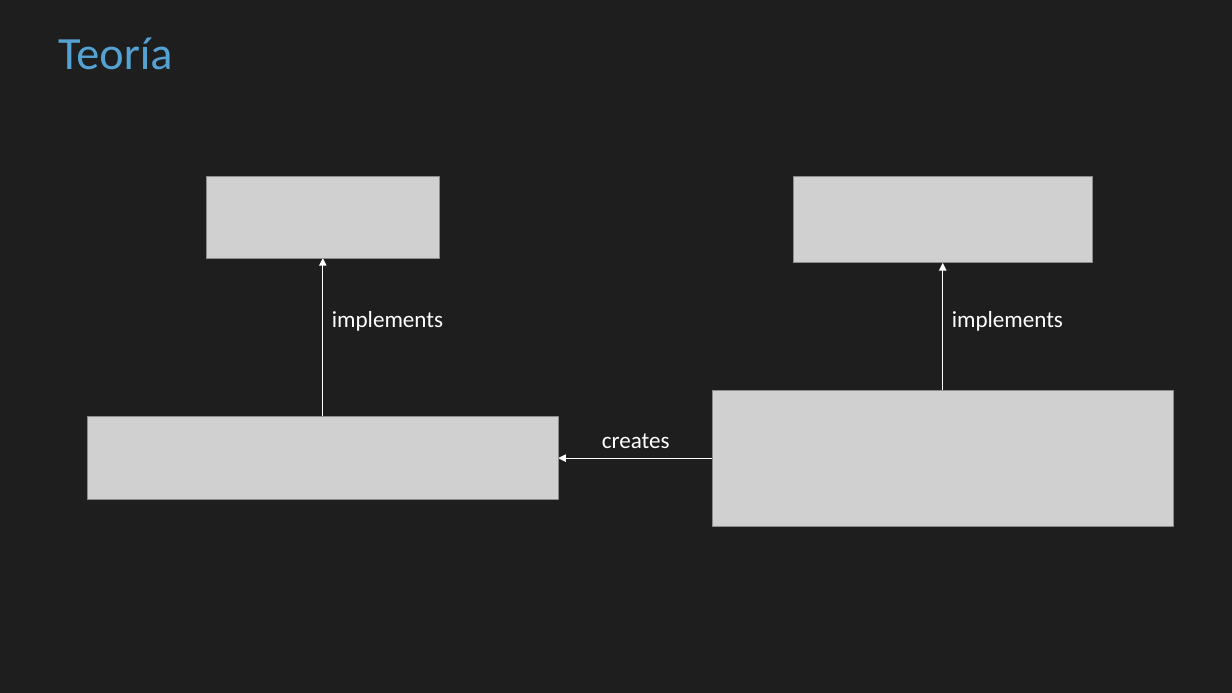
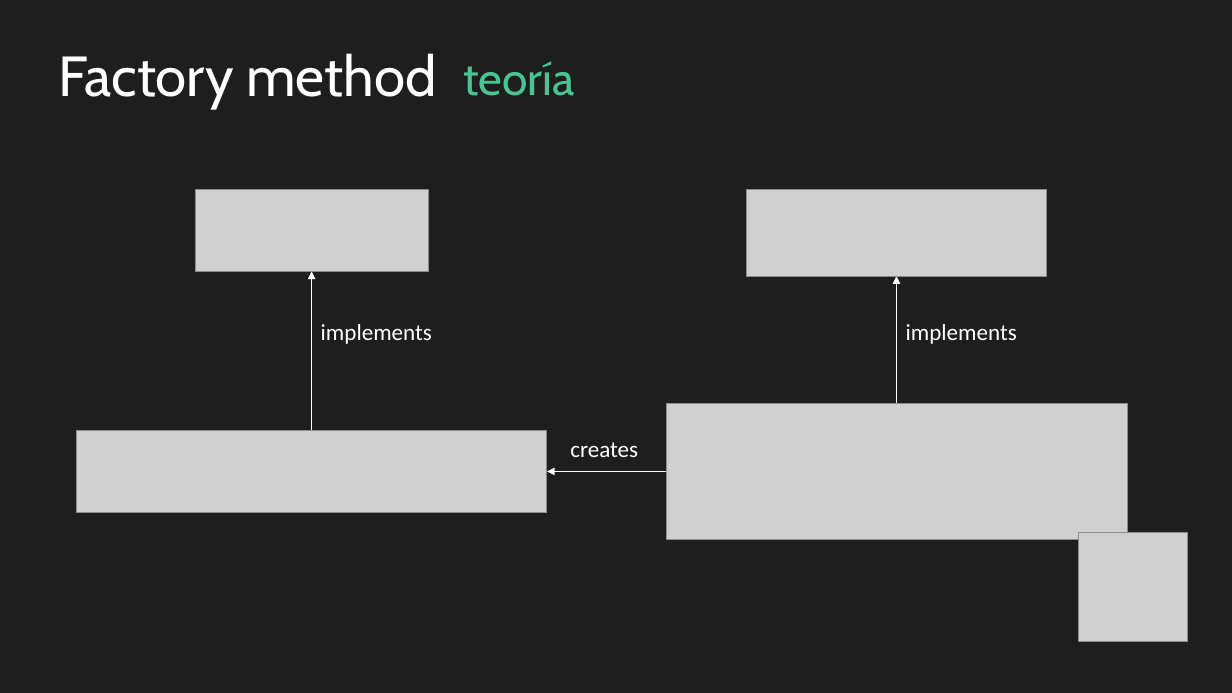
Before and after one commit to cbastos/jsdaycan2019-typescript-patterns, a slide deck: slide 6 of slides/Patrones de diseño con Typescript en el mundo real.pptx. Drawn at 1232x693 pixels with LibreOffice and Linux fonts; fonts in the diff are those of the drawing; grey boxes stand for pictures. Boxes give left, top, right and bottom in pixels: in the first picture for what was removed or moved away, otherwise in the second. Text is boxed around its words. In the diff, an @@ line names an element or a change of style, - is before the commit and + after.

```diff
--- a/slides/Patrones de diseño con Typescript en el mundo real.pptx
+++ b/slides/Patrones de diseño con Typescript en el mundo real.pptx
@@ text added at [58, 53, 436, 109], 44 pt, text #FFFFFF @@
+Factory method
@@ text at [463, 61, 574, 96]: text changed; font Calibri to Cabin; text colour #53A2D3 to #49C593 @@
-Teoría
+teoría
@@ picture: place and size @@
-picture at [206, 177, 439, 259]
+picture at [195, 189, 428, 272]
@@ picture: place and size @@
-picture at [793, 177, 1092, 263]
+picture at [747, 189, 1046, 276]
@@ 1 picture, 1 text, 1 arrow: place and size @@
-1 picture, 1 text, 1 arrow at [88, 258, 558, 500]
+1 picture, 1 text, 1 arrow at [77, 272, 547, 513]
@@ 1 picture, 1 text, 1 arrow: place and size @@
-1 picture, 1 text, 1 arrow at [713, 263, 1174, 526]
+1 picture, 1 text, 1 arrow at [666, 276, 1128, 540]
@@ text "creates": place and size @@
-text "creates" at [602, 433, 670, 448]
+text "creates" at [570, 442, 638, 457]
@@ arrow moved from (713, 458) - (558, 458) to (666, 471) - (547, 471) @@
@@ picture added at [1080, 532, 1189, 641] @@
```
Also in this commit, not shown: 27 other slides changed, 5 slides added, 21 slides removed.
